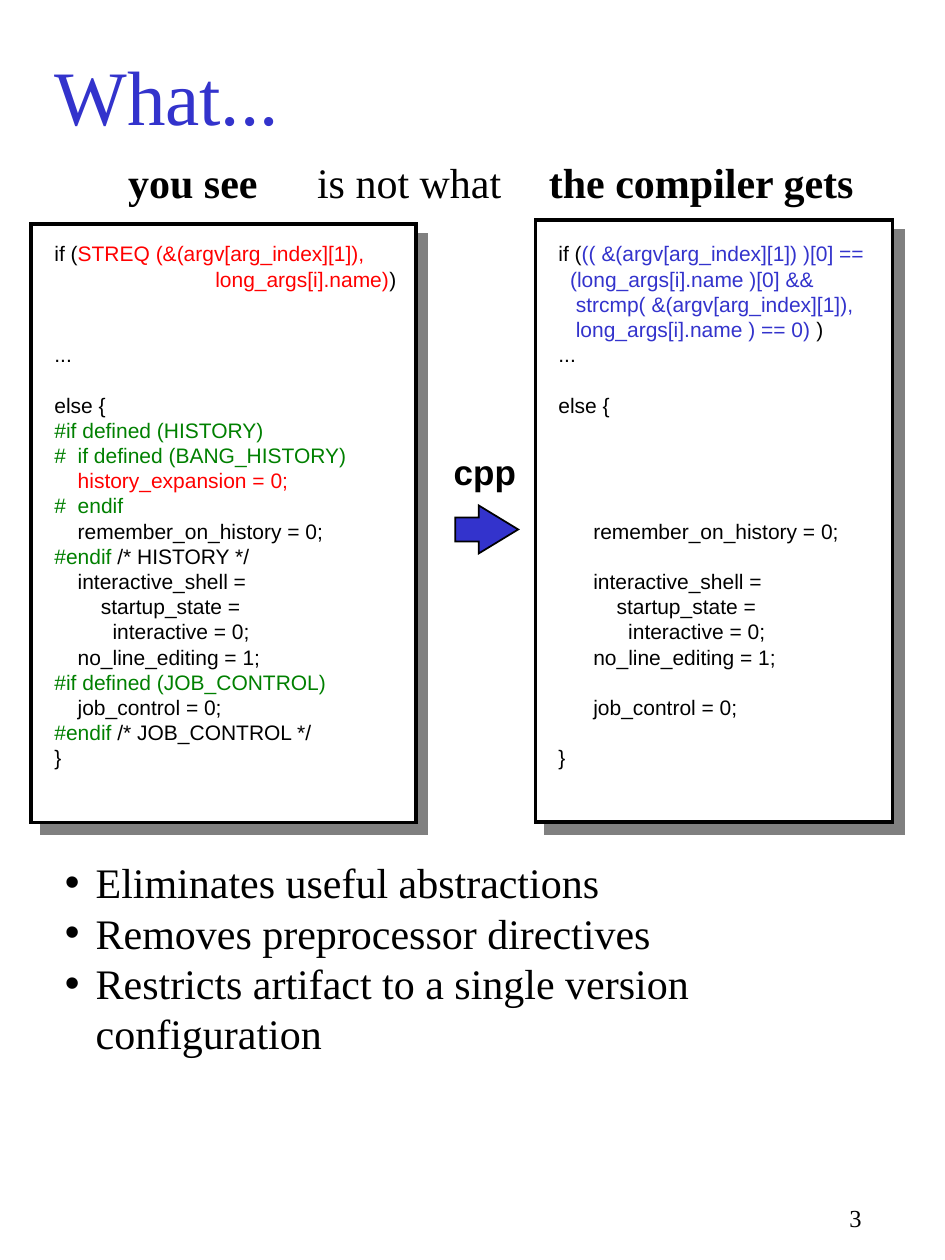
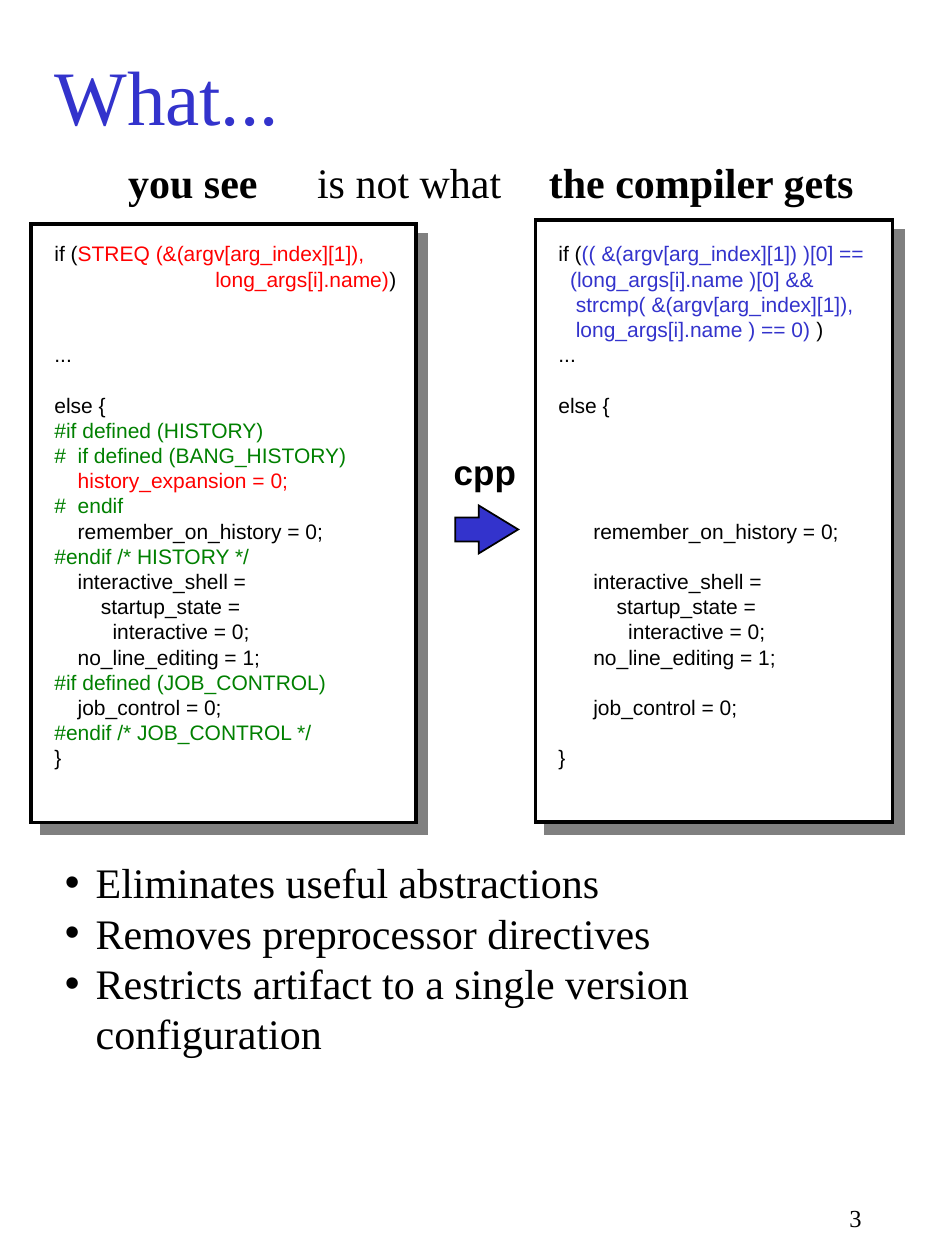
Before and after one commit to gjbadros/empirical_macros, a slide deck: slide 3 of cpp/paper/pcp3.ppt. Drawn at 945x1260 pixels with LibreOffice and Linux fonts; fonts in the diff are those of the drawing. Boxes give left, top, right and bottom in pixels: in the first picture for what was removed or moved away, otherwise in the second. Text is boxed around its words. In the diff, an @@ line names an element or a change of style, - is before the commit and + after.

```diff
--- a/cpp/paper/pcp3.ppt
+++ b/cpp/paper/pcp3.ppt
@@ text at box(54, 548, 292, 745): text colour #000000 to #008000 in "/* HISTORY */", "/* JOB_CONTROL */" @@
```
Also in this commit, not shown: 9 other slides changed.
